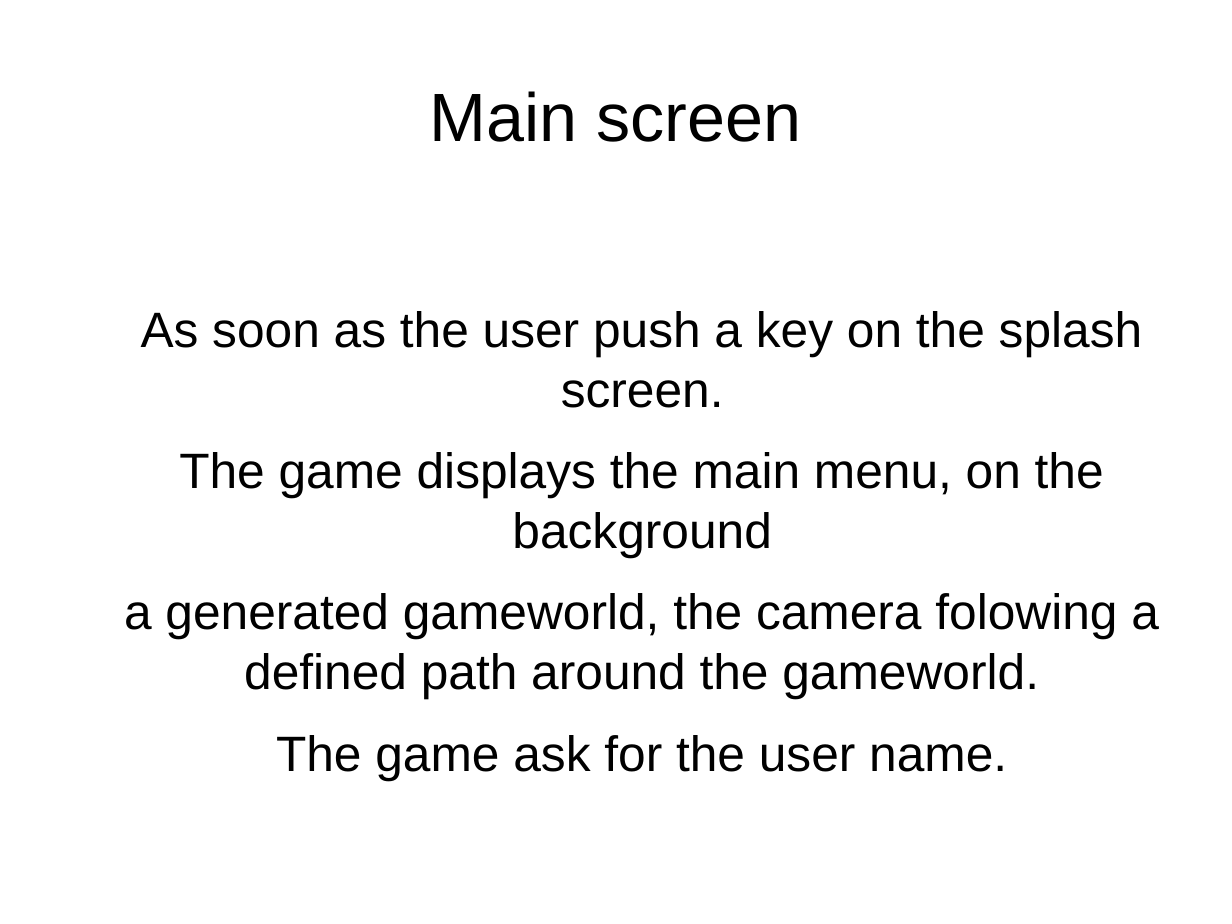
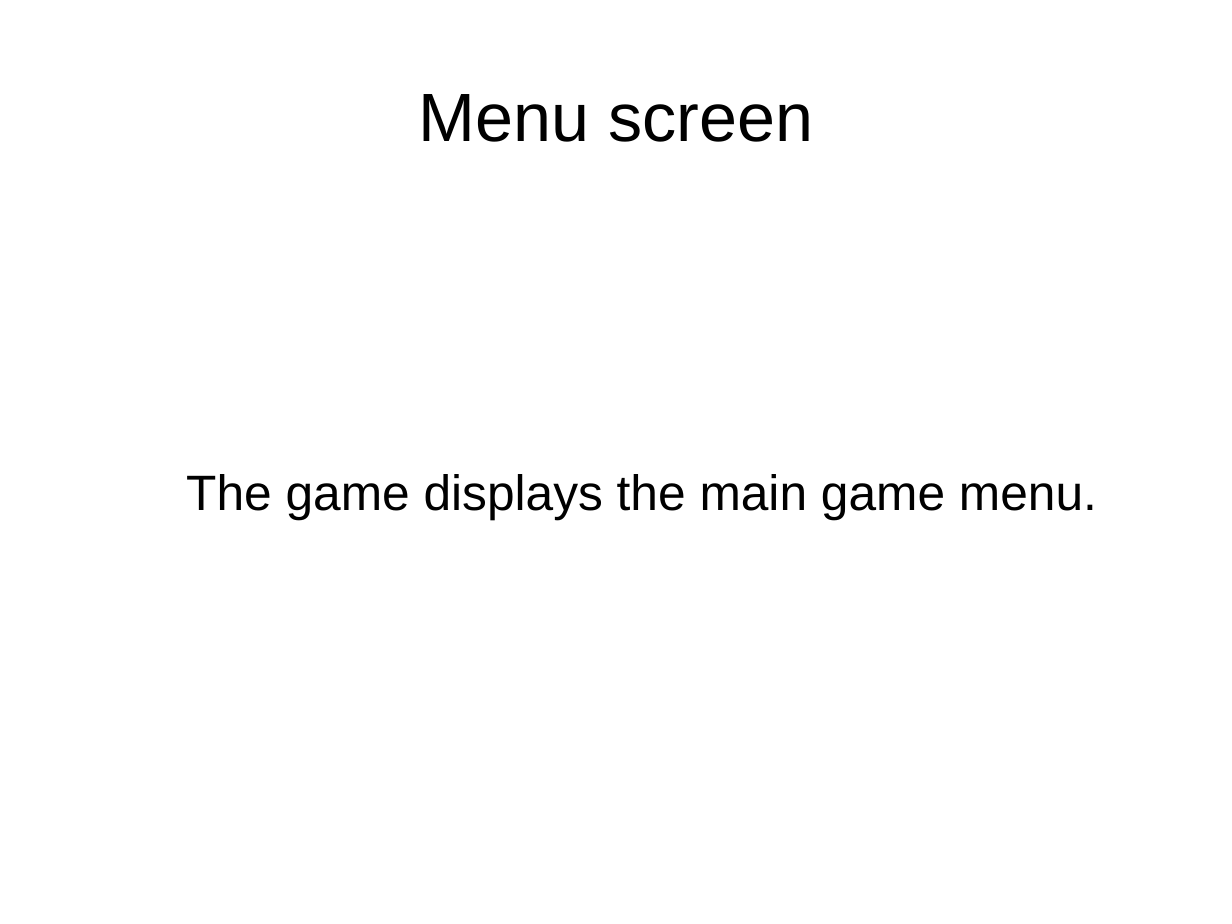
Before and after one commit to idolord/CryptDuel, a slide deck: slide 8 of documentation/interface CDC.odp (slide 3 before the commit). Drawn at 1232x924 pixels with LibreOffice and Linux fonts; fonts in the diff are those of the drawing. Boxes give left, top, right and bottom in pixels: in the first picture for what was removed or moved away, otherwise in the second. Text is boxed around its words. In the diff, an @@ line names an element or a change of style, - is before the commit and + after.

```diff
--- a/documentation/interface CDC.odp
+++ b/documentation/interface CDC.odp
@@ title at (418,94,813,142): text changed @@
-Main screen
+Menu screen
@@ text at (186,474,1097,520): text changed @@
-As soon as the user push a key on the splash screen.
-The game displays the main menu, on the background
-a generated gameworld, the camera folowing a defined path around the gameworld.
-The game ask for the user name.
+The game displays the main game menu.
```
Also in this commit, not shown: 8 other slides changed, 8 slides added.
